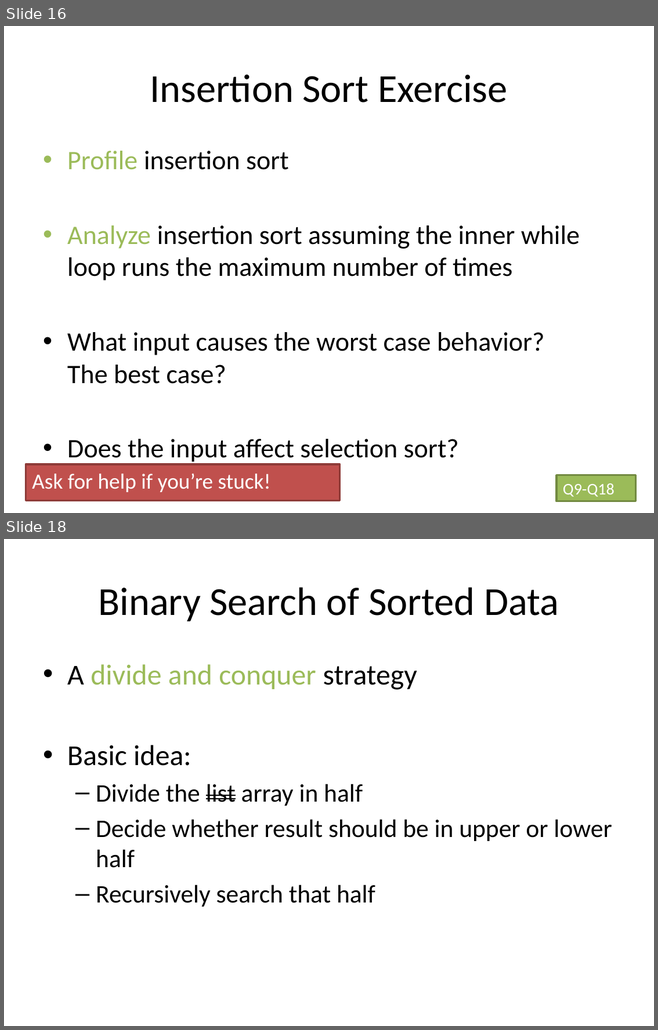
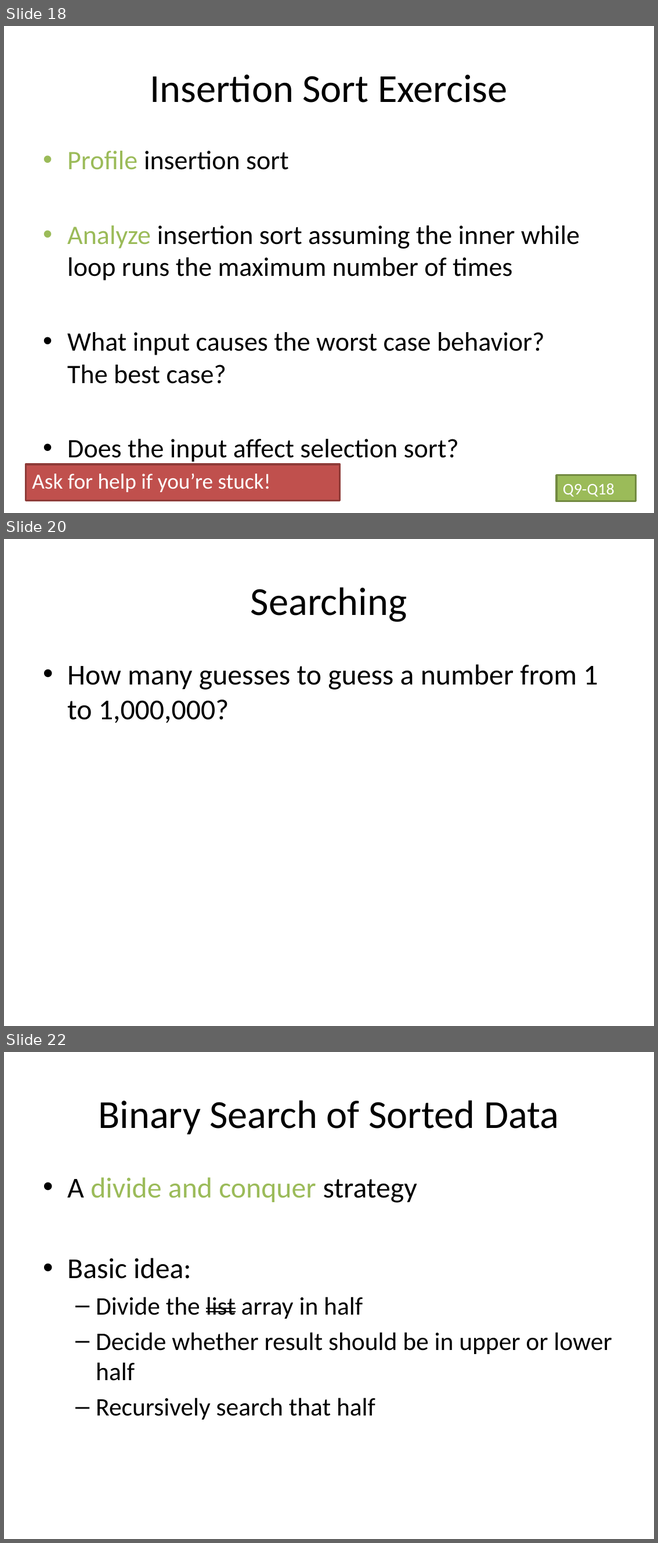
Before and after one commit to RHIT-CSSE/csse220, a slide deck: ClassMaterials/Sorting/Slides/SortingAndSearching.pptx. Shown one above the other, each under a label of ours: slides 16 and 18 before the commit, slides 18, 20 and 22 after it; the slides between them are not shown. The pictures are 658x1030 and 658x1543 pixels, drawn with LibreOffice and Linux fonts; fonts in the diff are those of the drawing. Boxes give left, top, right and bottom in pixels: in the first picture for what was removed or moved away, otherwise in the second. Text is boxed around its words. In the diff, an @@ line names an element or a change of style, - is before the commit and + after.

```diff
--- a/ClassMaterials/Sorting/Slides/SortingAndSearching.pptx
+++ b/ClassMaterials/Sorting/Slides/SortingAndSearching.pptx
@@ slide 20 added at [4,539,654,1026], background #FFFFFF @@
@@ title added at [250,587,407,622], 44 pt, text #000000 @@
+Searching
@@ text added at [67,664,597,723], 32 pt, text #000000 @@
+• How many guesses to guess a number from 1 to 1,000,000?
@@ what was slide 16 is now slide 18 @@
@@ what was slide 18 is now slide 22 @@
```
Also in this commit, not shown: 3 slides changed, 3 other slides added, 2 other files.
